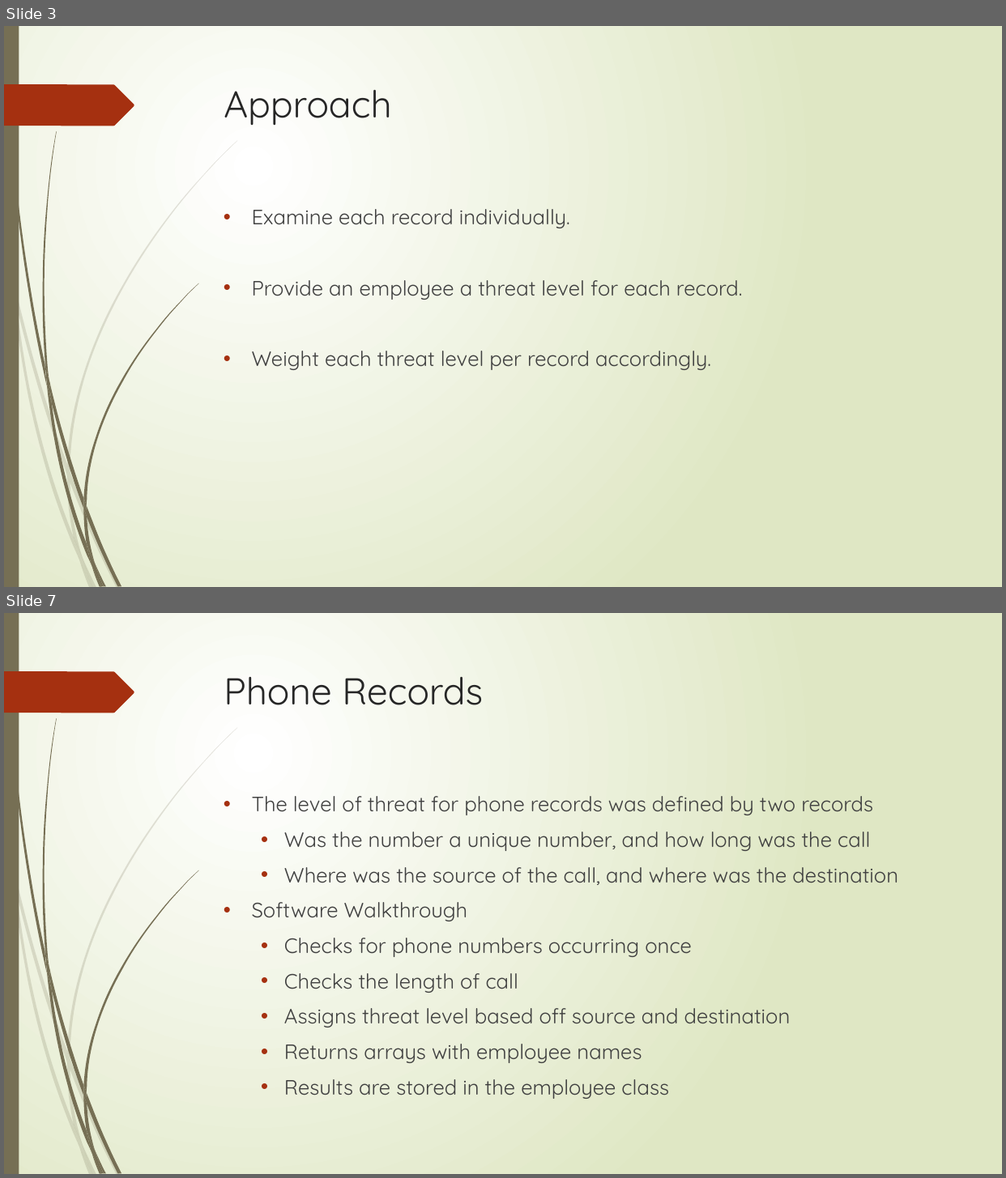
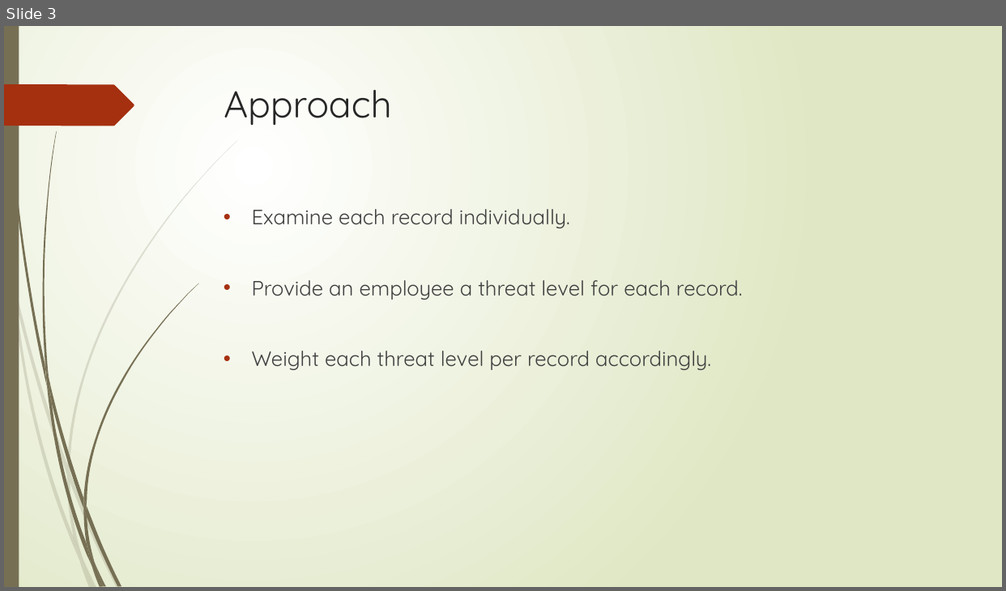
Before and after one commit to jschweizer36/Flyguys, a slide deck: Data Analytics Challenge Final PowerPoint.pptx. Shown one above the other, each under a label of ours: slides 3 and 7 before the commit, slide 3 after it; the slides between them are not shown. The pictures are 1006x1178 and 1006x591 pixels, drawn with LibreOffice and Linux fonts; fonts in the diff are those of the drawing. Boxes give left, top, right and bottom in pixels: in the first picture for what was removed or moved away, otherwise in the second. Text is boxed around its words. In the diff, an @@ line names an element or a change of style, - is before the commit and + after.

```diff
--- a/Data Analytics Challenge Final PowerPoint.pptx
+++ b/Data Analytics Challenge Final PowerPoint.pptx
@@ slide 7 removed at bbox=[4, 613, 1002, 1174], background gradient #FFFFFF to #DFE8C4; not listed: 24 template elements that a slide beside it also shows @@
@@ title removed at bbox=[224, 677, 483, 705] @@
-Phone Records
@@ text removed at bbox=[252, 796, 898, 1099] @@
-• The level of threat for phone records was defined by two records
-  • Was the number a unique number, and how long was the call
-  • Where was the source of the call, and where was the destination
-• Software Walkthrough
-  • Checks for phone numbers occurring once
-  • Checks the length of call
-  • Assigns threat level based off source and destination
-  • Returns arrays with employee names
-  • Results are stored in the employee class
```
Also in this commit, not shown: 4 slides changed, 5 slides added, 4 other slides removed, 5 other files.
